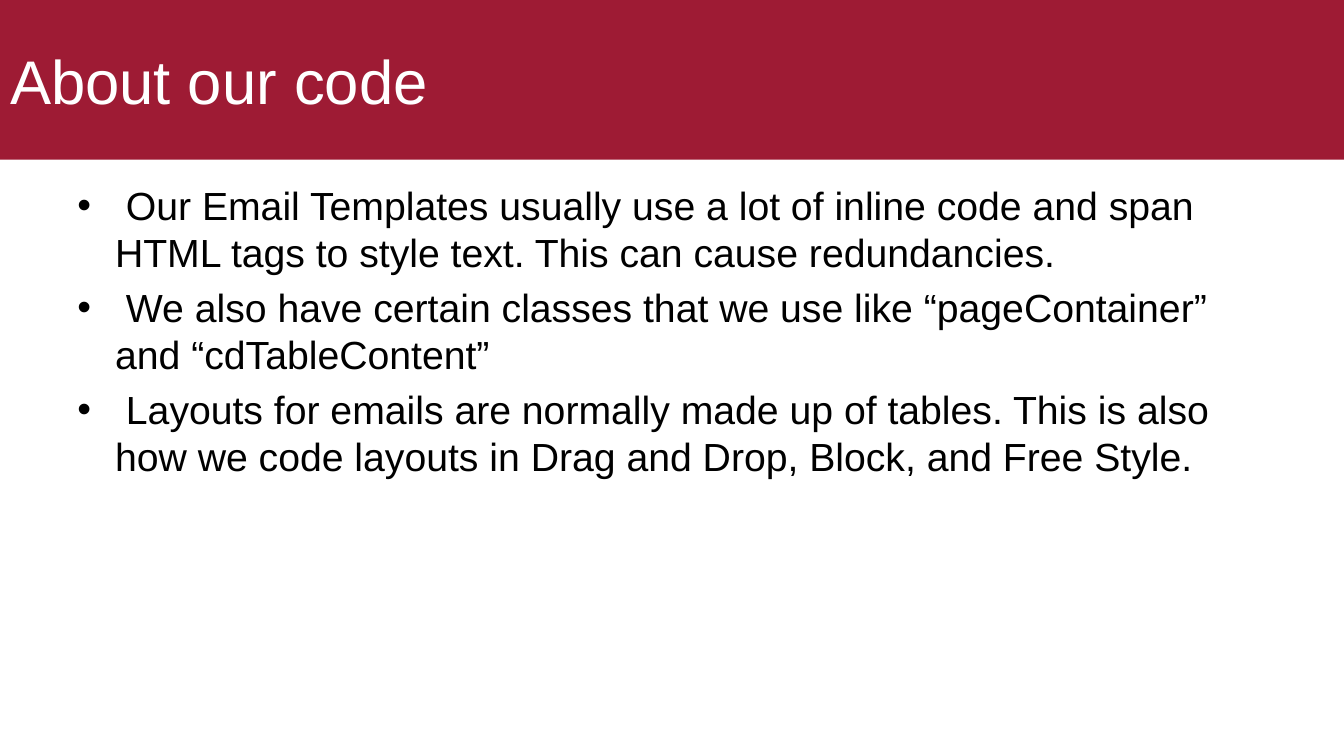
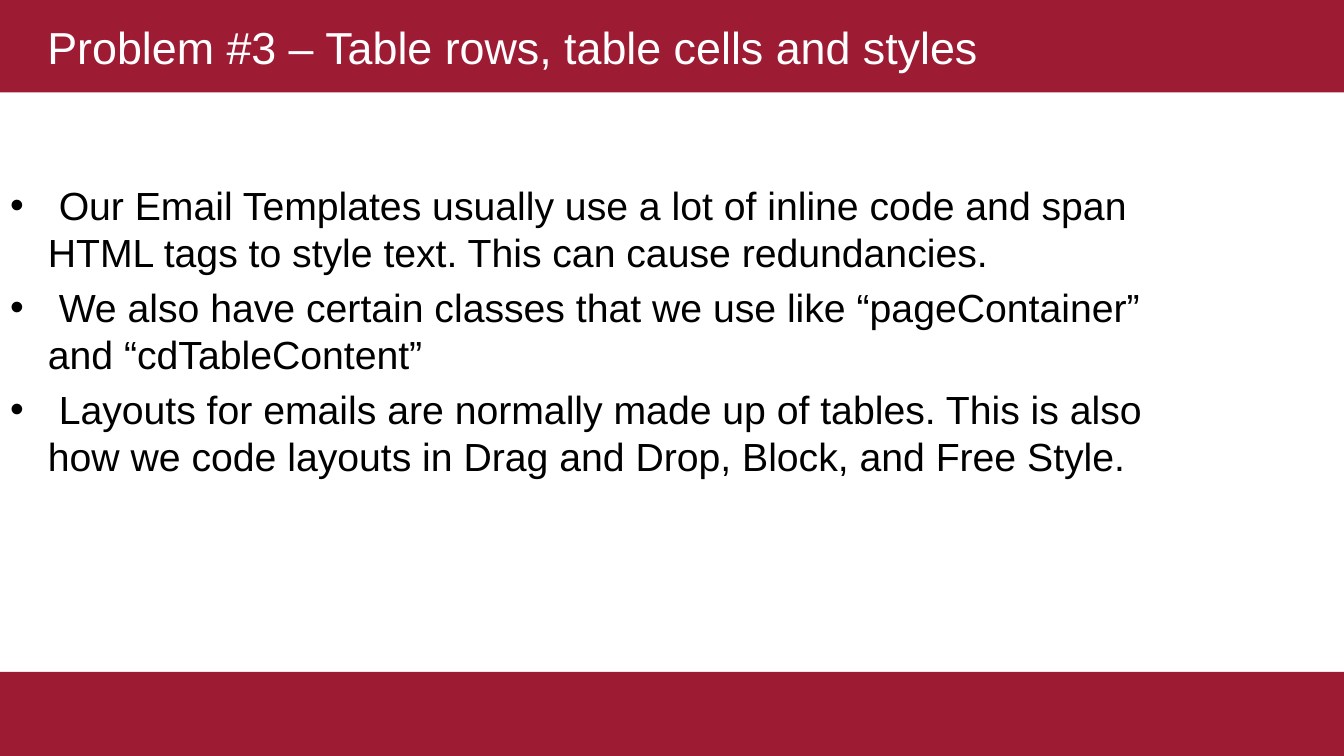
Before and after one commit to ekof-dss/teaching-samples-2021-22, a slide deck: slide 12 of presentations/03-02-css.ppt. Drawn at 1344x756 pixels with LibreOffice and Linux fonts; fonts in the diff are those of the drawing. Boxes give left, top, right and bottom in pixels: in the first picture for what was removed or moved away, otherwise in the second. Text is boxed around its words. In the diff, an @@ line names an element or a change of style, - is before the commit and + after.

```diff
--- a/presentations/03-02-css.ppt
+++ b/presentations/03-02-css.ppt
@@ title "Problem #3 – Table rows, ..." resized from (x1=0, y1=0, x2=1344, y2=159) to (x1=0, y1=0, x2=1344, y2=93) @@
@@ title at (x1=47, y1=31, x2=977, y2=73): text changed; size 44 to 32 pt @@
-About our code
+Problem #3 – Table rows, table cells and styles
@@ text "Our Email Templates usually use ..." moved from (x1=115, y1=191, x2=1209, y2=479) to (x1=48, y1=191, x2=1142, y2=479) @@
@@ rectangle added at (x1=0, y1=673, x2=1344, y2=756), fill #9E1B34 @@
```
Also in this commit, not shown: 13 other slides changed, 2 slides added, 6 slides removed, 6 other files.
